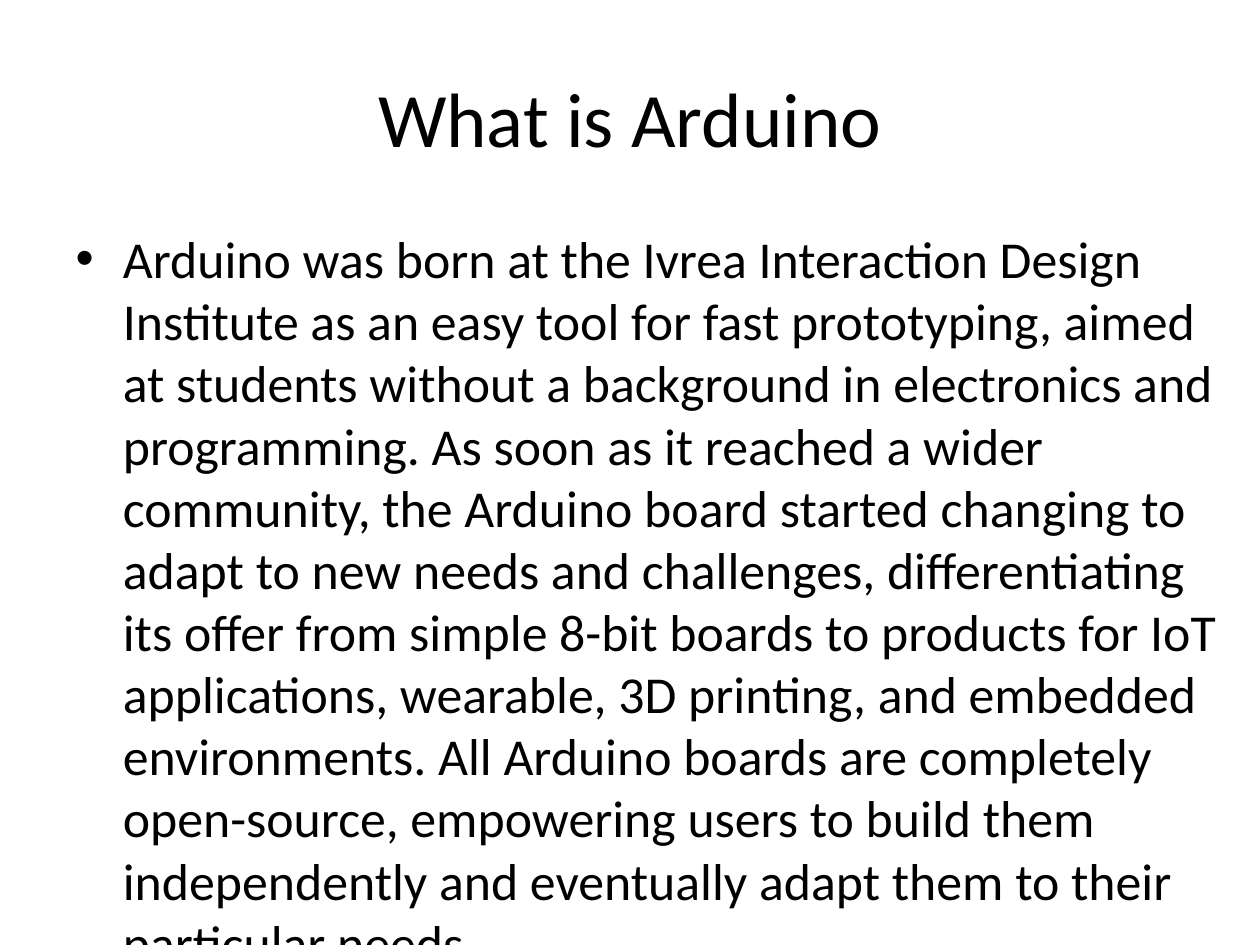
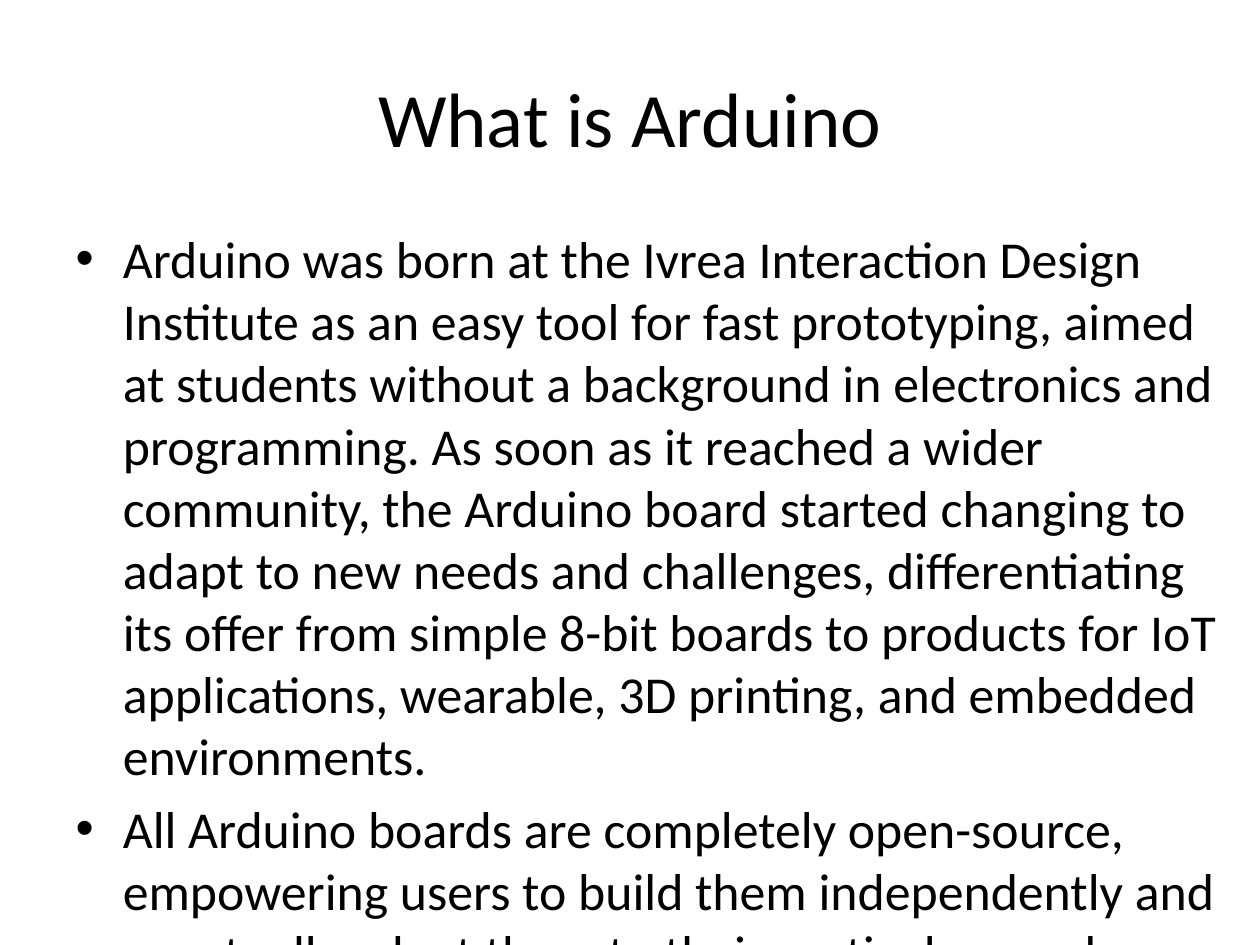
Before and after one commit to yuanpeiZ/aiclass, a slide deck: slide 4 of ppt/Arduino.pptx. Drawn at 1260x945 pixels with LibreOffice and Linux fonts; fonts in the diff are those of the drawing. Boxes give left, top, right and bottom in pixels: in the first picture for what was removed or moved away, otherwise in the second. Text is boxed around its words. In the diff, an @@ line names an element or a change of style, - is before the commit and + after.

```diff
--- a/ppt/Arduino.pptx
+++ b/ppt/Arduino.pptx
@@ text at <box>123,242,1216,919</box>: text changed @@
-• Arduino was born at the Ivrea Interaction Design Institute as an easy tool for fast prototyping, aimed at students without a background in electronics and programming. As soon as it reached a wider community, the Arduino board started changing to adapt to new needs and challenges, differentiating its offer from simple 8-bit boards to products for IoT applications, wearable, 3D printing, and embedded environments. All Arduino boards are completely open-source, empowering users to build them independently and eventually adapt them to their particular needs.
+• Arduino was born at the Ivrea Interaction Design Institute as an easy tool for fast prototyping, aimed at students without a background in electronics and programming. As soon as it reached a wider community, the Arduino board started changing to adapt to new needs and challenges, differentiating its offer from simple 8-bit boards to products for IoT applications, wearable, 3D printing, and embedded environments.
+• All Arduino boards are completely open-source, empowering users to build them independently and eventually adapt them to their particular needs.
```
Also in this commit, not shown: 3 other slides changed.
